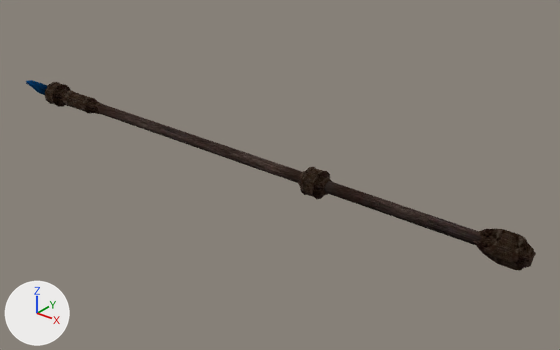
Before and after pictures for a commit that changed the glTF model assets/models/G3_WEAPON_STAFF_WATERMAGE_01.glb.
Before and after are seen from a 50 mm lens placed at (1.211, -1.597, 0.964), pointed at (-0.113, 0.058, -0.063). Every picture has the same lights, and +X, +Y and +Z are marked at lower left.
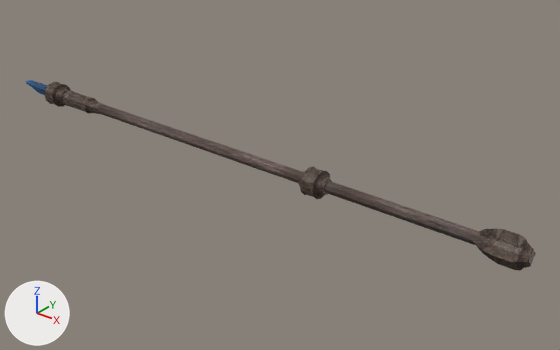
Where the change shows, as pixel boxes (x1, y1, x2, y2) in the pictures (560 x 350 px):
```json
{"object": "Mesh", "change": "surface changed", "before": [26, 80, 536, 271], "after": [26, 80, 536, 271]}
```

Edits to the scene script, one JSON object a line:
```json
{"op": "set", "path": "mat_g3_weapons_melee_staffs_01_diffuse_01.metallic", "old": "1.0", "new": "0.0"}
{"op": "set", "path": "mat_g3_weapons_melee_staffs_01_diffuse_01.roughness", "old": "1.0", "new": "0.5"}
```
